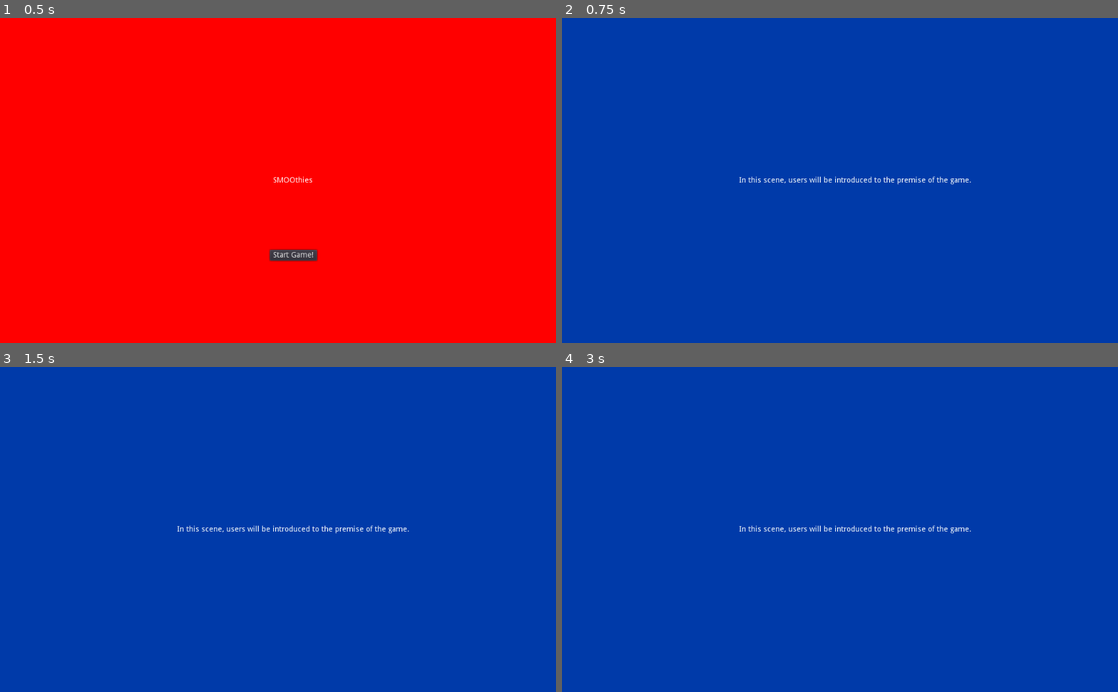
Above: before the commit, frames 1-4 (two rows, left to right).
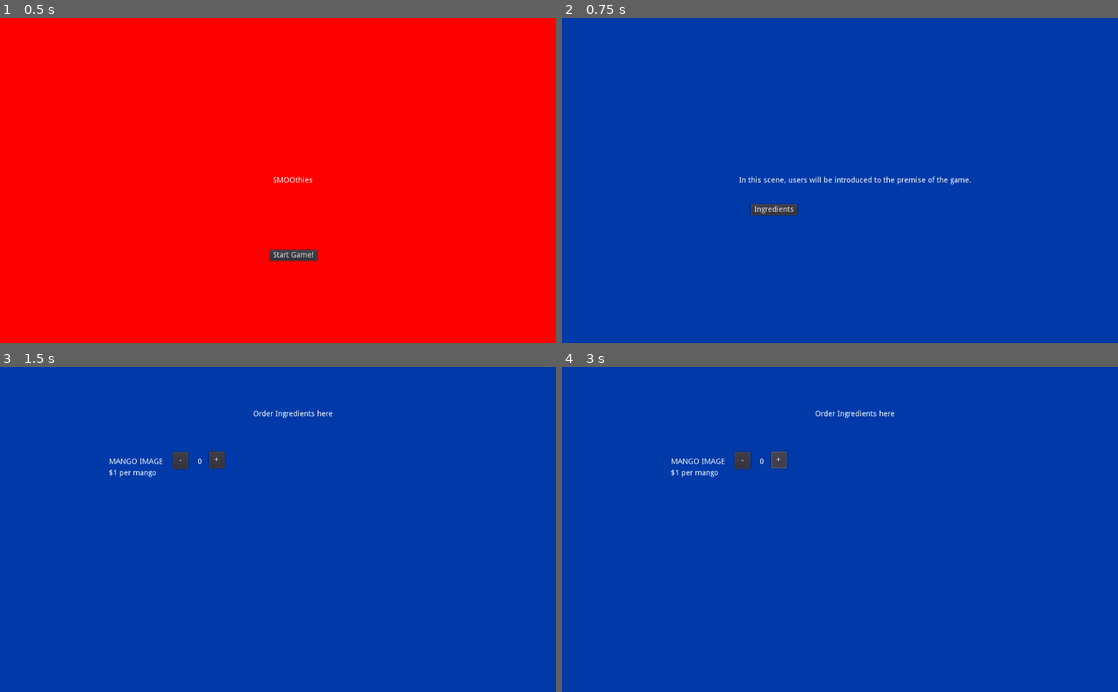
Above: after the commit, the same moments.

Repository: thepriscillawang/SMOOthies
Game: Godot game, scene res://Scenes/Main.tscn
The game is run twice, just before and just after one commit, with the same random seed, the same clock (stepped at 60 frames per second) and the same inputs.
Inputs (mouse positions are in pixels of both pictures, inside the frame that each line leads up to):
- Up to frame 1 (0.5 s): no input
- Up to frame 2 (0.75 s): click "Start Game!" at 0.5 s
- Up to frame 3 (1.5 s): click (211, 558) at 1.25 s, where only the run after the commit has a clickable "Ingredients"
- Up to frame 4 (3 s): click (739, 461) at 2 s, where only the run after the commit has a clickable "-"; click (778, 461) at 2.75 s, where only the run after the commit has a clickable "+"

Frame 1 is identical in both runs. In frame 2, 0.3% of the frame differs, in the area x 33-43%, y 57-61%; in frame 3, 1.0%, in the area x 19-74%, y 13-52%; in frame 4, 1.0%.

Commit message:
added ingredients page

Diff:
--- /dev/null
+++ b/src/SMOOthies/Scenes/Ingredients.tscn
@@ -0,0 +1,66 @@
+[gd_scene load_steps=2 format=2]
+
+[ext_resource path="res://Scenes/Intro.gd" type="Script" id=1]
+
+[node name="Node2D" type="Node2D"]
+script = ExtResource( 1 )
+
+[node name="ColorRect" type="ColorRect" parent="."]
+anchor_right = 1.0
+anchor_bottom = 1.0
+margin_right = 1080.0
+margin_bottom = 600.0
+color = Color( 0, 0.231373, 0.666667, 1 )
+
+[node name="premise of game" type="Label" parent="ColorRect"]
+anchor_left = 0.5
+anchor_top = 0.5
+anchor_right = 0.5
+anchor_bottom = 0.5
+margin_left = -74.0
+margin_top = -220.0
+margin_right = 73.0
+margin_bottom = -206.0
+text = "Order Ingredients here"
+
+[node name="REPLACE mango" type="Label" parent="ColorRect"]
+anchor_left = 0.5
+anchor_top = 0.5
+anchor_right = 0.5
+anchor_bottom = 0.5
+margin_left = -339.0
+margin_top = -132.0
+margin_right = -236.0
+margin_bottom = -118.0
+text = "MANGO IMAGE "
+
+[node name="Mango Price" type="Label" parent="ColorRect/REPLACE mango"]
+margin_left = -1.0
+margin_top = 21.0
+margin_right = 87.0
+margin_bottom = 35.0
+text = "$1 per mango"
+
+[node name="subtract mango" type="Button" parent="ColorRect/REPLACE mango"]
+anchor_right = 0.273
+anchor_bottom = 3.0
+margin_left = 117.0
+margin_top = -11.0
+margin_right = 117.881
+margin_bottom = -22.0
+text = "-"
+
+[node name="add mango" type="Button" parent="ColorRect/REPLACE mango"]
+anchor_right = 0.273
+anchor_bottom = 3.0
+margin_left = 184.0
+margin_top = -12.0
+margin_right = 184.881
+margin_bottom = -23.0
+text = "+"
+
+[node name="NumMango" type="Label" parent="ColorRect/REPLACE mango"]
+margin_left = 163.0
+margin_right = 171.0
+margin_bottom = 14.0
+text = "0"
--- a/src/SMOOthies/Scenes/Intro.gd
+++ b/src/SMOOthies/Scenes/Intro.gd
@@ -1,17 +1,7 @@
 extends Node2D
-
-
-# Declare member variables here. Examples:
-# var a = 2
-# var b = "text"
-
-
 # Called when the node enters the scene tree for the first time.
 func _ready():
-	#SceneLoader._load_scene()
 	pass # Replace with function body.
 
-
-# Called every frame. 'delta' is the elapsed time since the previous frame.
-#func _process(delta):
-#	pass
+func _on_OrderIngredients_pressed():
+		SceneLoader._load_scene("Ingredients")
--- a/src/SMOOthies/Scenes/Intro.tscn
+++ b/src/SMOOthies/Scenes/Intro.tscn
@@ -1,6 +1,9 @@
-[gd_scene format=2]
+[gd_scene load_steps=2 format=2]
+
+[ext_resource path="res://Scenes/Intro.gd" type="Script" id=1]
 
 [node name="Node2D" type="Node2D"]
+script = ExtResource( 1 )
 
 [node name="ColorRect" type="ColorRect" parent="."]
 anchor_right = 1.0
@@ -19,3 +22,12 @@
 margin_right = 214.0
 margin_bottom = 7.0
 text = "In this scene, users will be introduced to the premise of the game."
+
+[node name="OrderIngredients" type="Button" parent="ColorRect"]
+margin_left = 348.0
+margin_top = 344.0
+margin_right = 433.0
+margin_bottom = 364.0
+text = "Ingredients"
+
+[connection signal="pressed" from="ColorRect/OrderIngredients" to="." method="_on_OrderIngredients_pressed"]
